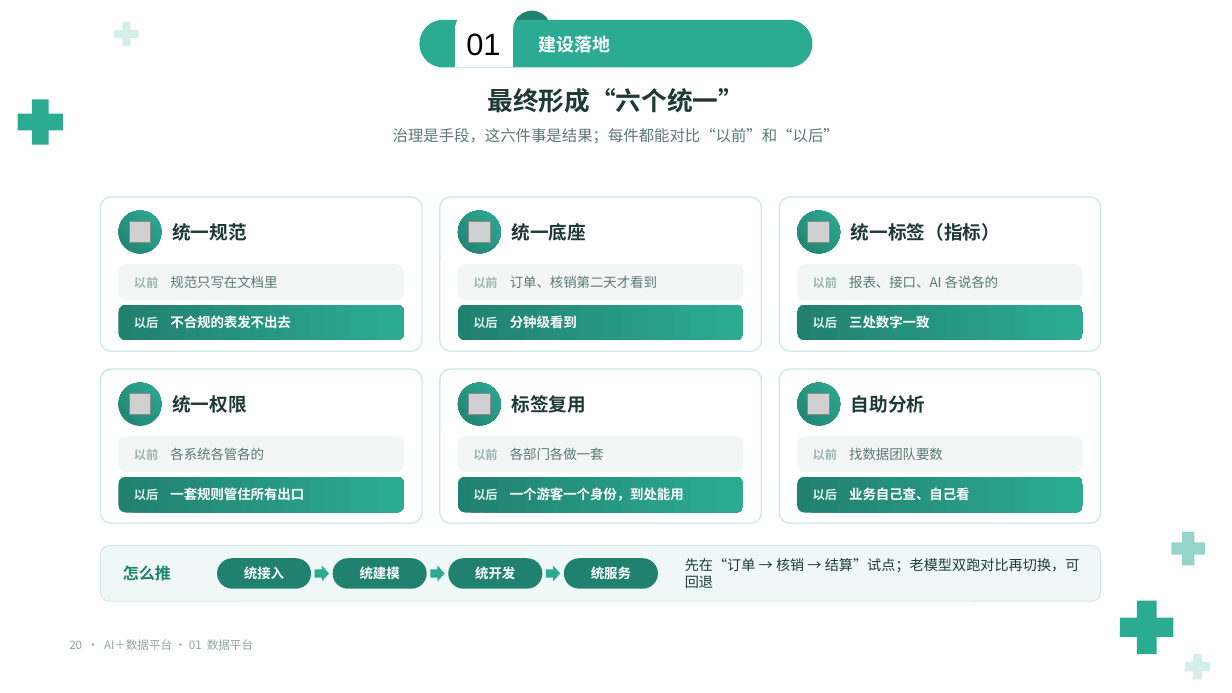
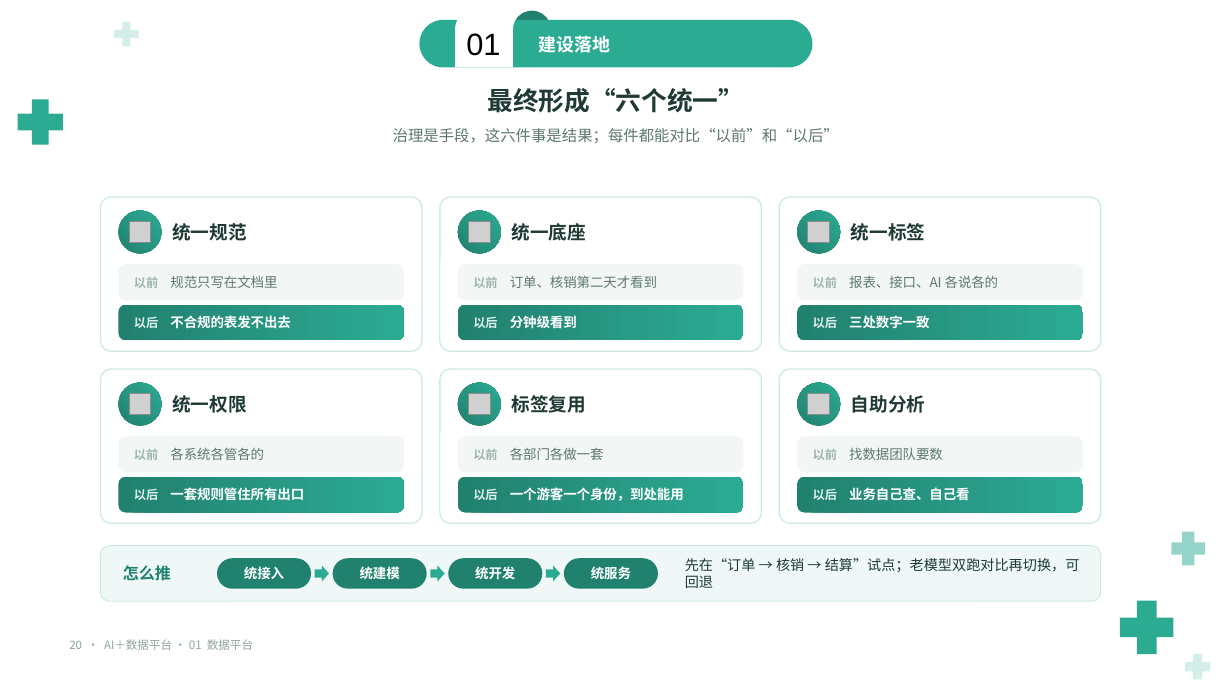
Before and after one commit to keanying/relevance, a slide deck: slide 20 of AI＋数据平台_老板汇报_青绿模板.pptx. Drawn at 1232x693 pixels with LibreOffice and Linux fonts; fonts in the diff are those of the drawing; grey boxes stand for pictures; background and template pictures are left out. Boxes give left, top, right and bottom in pixels: in the first picture for what was removed or moved away, otherwise in the second. Text is boxed around its words. In the diff, an @@ line names an element or a change of style, - is before the commit and + after.

```diff
--- a/AI＋数据平台_老板汇报_青绿模板.pptx
+++ b/AI＋数据平台_老板汇报_青绿模板.pptx
@@ text at (x1=851, y1=223, x2=925, y2=241): text changed @@
-统一标签（指标）
+统一标签
```
Also in this commit, not shown: 10 other slides changed.
